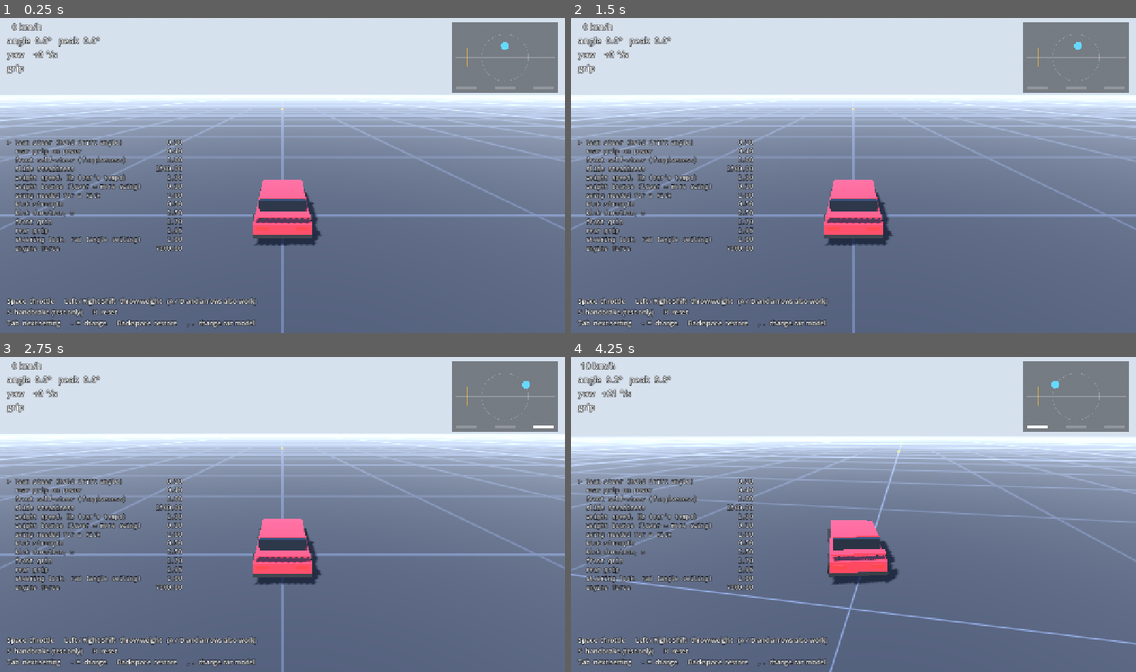
Above: before the commit, frames 1-4 (two rows, left to right).
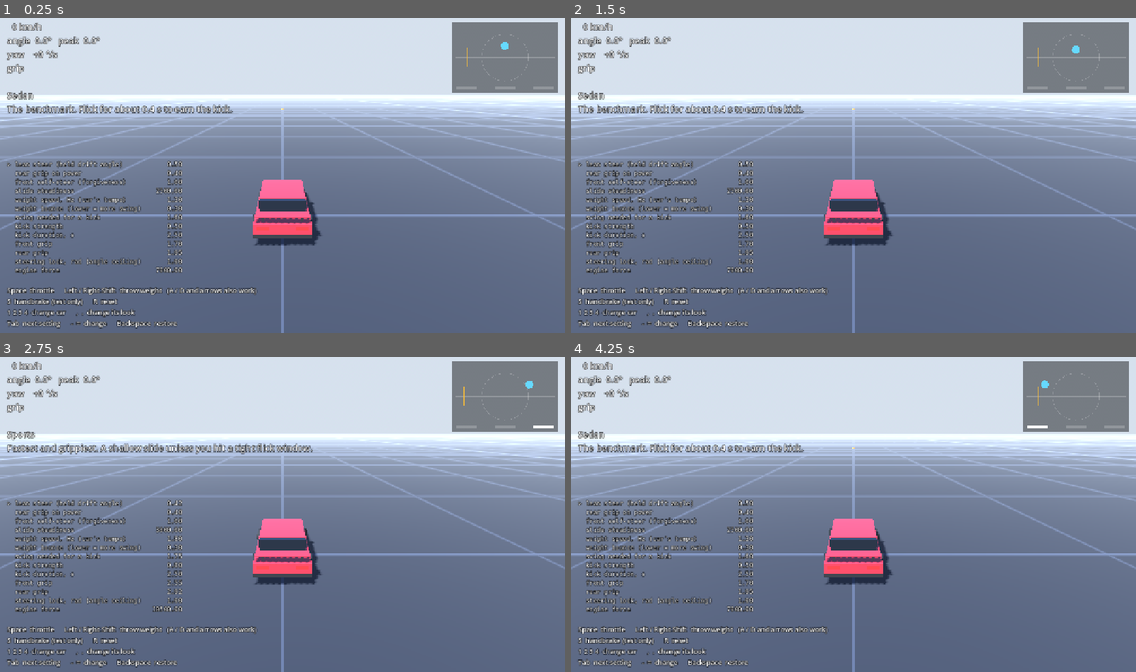
Above: after the commit, the same moments.

Repository: CometWorks-Interactive/shift-drift
Game: Godot game, scene res://scenes/test_pad.tscn
Two runs of this game, one before a commit and one after it. Both use one fixed random seed, a clock stepped at 60 frames per second and the inputs below.
Inputs:
- Up to frame 1 (0.25 s): no input
- Up to frame 2 (1.5 s): tap Enter at 0.5 s; hold D 0.53-1.28 s; tap 1 at 0.6 s; tap Space at 0.77 s; tap 2 at 0.8, 1.35 s; hold S from 1.28 s (still down)
- Up to frame 3 (2.75 s): tap Space at 1.52, 2 s; tap 3 at 1.55, 2.1 s; release S at 2.03 s; hold D from 2.03 s (still down); tap 4 at 2.3 s
- Up to frame 4 (4.25 s): release D at 2.78 s; hold W 2.78-3.53 s; tap 4 at 2.85 s; tap Space at 3.02, 3.77 s; tap 1 at 3.05, 3.6 s; hold A from 3.53 s (still down); tap 2 at 3.8 s

The runs differ from the first frame. In frame 1, 7.7% of the frame differs, in the area x 1-46%, y 23-99%; in frame 2, 7.7%; in frame 3, 8.1%; in frame 4, 15%, in the area x 0-100%, y 1-100%.

Commit message:
Add four cars

Diff:
--- a/scripts/car/car.gd
+++ b/scripts/car/car.gd
@@ -8,19 +8,26 @@
 
 const CarSim := preload("res://scripts/car/car_sim.gd")
 const CarLibrary := preload("res://scripts/car/car_library.gd")
+const CarRoster := preload("res://scripts/car/car_roster.gd")
 
 ## Emitted when the car is put back at the start, so effects can clear themselves.
 signal was_reset
 ## Emitted after the visible model changes.
 signal model_changed
+## Emitted after switching to a different car (handling and model).
+signal car_changed
 
 const MAX_ROLL := deg_to_rad(7.0)
 const MAX_PITCH := deg_to_rad(2.5)
 const MODEL_SCALE := 0.8          ## the pack's cars are about 25% larger than life
 const WHEELSPIN_SPEED := 30.0     ## m/s the rear tyres spin up to in a full slide on power
 
-## Which pack model to show, for example "sports_01". Ignored if the pack is missing.
-@export var model_id := "sports_01"
+## Which car from car_roster.gd to drive.
+@export var car_id := CarRoster.DEFAULT
+
+## Which pack model is showing, for example "sports_01". Set by the car, and can
+## be changed on its own for looks. Ignored if the pack is missing.
+var model_id := ""
 
 var sim := CarSim.new()
 
@@ -55,8 +62,18 @@
 
 
 func _ready() -> void:
+	set_car(car_id)
+
+
+## Switch to another car from the roster: its handling and its model.
+func set_car(id: String) -> void:
+	var entry := CarRoster.find(id)
+	car_id = entry["id"]
+	sim = CarRoster.make_sim(car_id)
+	model_id = entry["model"]
 	_build_visual()
 	reset_car()
+	car_changed.emit()
 
 
 func reset_car() -> void:
--- /dev/null
+++ b/scripts/car/car_roster.gd
@@ -0,0 +1,79 @@
+extends RefCounted
+## The playable cars. Each one is the baseline handling in car_sim.gd plus a
+## handful of changed settings, and a model from the car pack.
+##
+## Cars differ in tempo (how fast the weight swings), how strict the kick
+## window is, how big the kick is, speed and grip. The weight bounce, the
+## self-steer and the assists are the same on every car so skills carry over.
+##
+## These numbers come from scripted runs (tools/handling_report.gd), not from
+## hands-on driving, so treat them as starting points.
+
+const CarSim := preload("res://scripts/car/car_sim.gd")
+
+const CARS: Array[Dictionary] = [
+	{
+		"id": "hatchback",
+		"name": "Hatchback",
+		"blurb": "Light and forgiving. Almost any flick earns a kick, but the kick is small.",
+		"model": "hatchback_01",
+		"setup": {
+			"lat_freq": 1.55, "inertia": 1150.0, "engine_force": 6300.0,
+			"w_break": 1.5, "k_feint": 5.0, "kick_gain": 0.3, "slip_damp": 3000.0,
+		},
+	},
+	{
+		"id": "sedan",
+		"name": "Sedan",
+		"blurb": "The benchmark. Flick for about 0.4 s to earn the kick.",
+		"model": "sedan_07",
+		"setup": {},
+	},
+	{
+		"id": "muscle",
+		"name": "Muscle",
+		"blurb": "Heavy and fast. Slow to swing, needs room, and its kick lasts longest.",
+		"model": "muscle_01",
+		"setup": {
+			"lat_freq": 1.0, "inertia": 1900.0, "engine_force": 9000.0, "power_grip": 0.35,
+			"d_frac": 0.45, "kick_gain": 0.6, "kick_time": 3.0, "slip_damp": 3400.0,
+		},
+	},
+	{
+		"id": "sports",
+		"name": "Sports",
+		"blurb": "Fastest and grippiest. A shallow slide unless you hit a tight flick window.",
+		"model": "sports_14",
+		"setup": {
+			"lat_freq": 1.8, "inertia": 1200.0, "engine_force": 10500.0,
+			"mu_front": 2.55, "mu_rear": 2.92, "w_break": 1.75, "k_feint": 10.0,
+			"d_frac": 0.42, "kick_gain": 0.8, "slip_damp": 3000.0,
+		},
+	},
+]
+
+const DEFAULT := "sedan"
+
+
+static func ids() -> PackedStringArray:
+	var out := PackedStringArray()
+	for car in CARS:
+		out.append(car["id"])
+	return out
+
+
+## The roster entry for a car, or the default car if the id is unknown.
+static func find(id: String) -> Dictionary:
+	for car in CARS:
+		if car["id"] == id:
+			return car
+	return find(DEFAULT)
+
+
+## A fresh physics model set up as the given car.
+static func make_sim(id: String) -> CarSim:
+	var sim := CarSim.new()
+	var setup: Dictionary = find(id)["setup"]
+	for key in setup:
+		sim.set(key, setup[key])
+	return sim
--- a/scripts/effects/tyre_smoke.gd
+++ b/scripts/effects/tyre_smoke.gd
@@ -5,8 +5,8 @@
 
 @export var car_path: NodePath = ^"../Car"
 
-const POOL := 256
-const RATE := 45.0            ## puffs per second per tyre in a full slide
+const POOL := 384
+const RATE := 45.0            ## puffs per second per tyre in a full slide at about 30 km/h; more when faster
 const LIFE := 1.5             ## s
 const START_SIZE := 0.9       ## m
 const END_SIZE := 4.2         ## m
@@ -99,7 +99,8 @@
 	var colour := PLAIN.lerp(KICKED, clampf(_car.sim.kick * 1.3, 0.0, 1.0))
 	var car_velocity: Vector3 = _car.world_velocity()
 	for tyre in 2:
-		_owed[tyre] += RATE * slide * delta
+		# Faster cars cover more ground per second, so they need more puffs to leave an unbroken trail.
+		_owed[tyre] += RATE * slide * (0.6 + _car.sim.speed / 22.0) * delta
 		while _owed[tyre] >= 1.0:
 			_owed[tyre] -= 1.0
 			_spawn(_car.rear_contact(-1.0 if tyre == 0 else 1.0), car_velocity, slide, colour)
--- a/scripts/ui/debug_hud.gd
+++ b/scripts/ui/debug_hud.gd
@@ -3,6 +3,7 @@
 ## Tab selects a setting, - and = change it, Backspace restores it.
 
 const CarLibrary := preload("res://scripts/car/car_library.gd")
+const CarRoster := preload("res://scripts/car/car_roster.gd")
 
 @export var car_path: NodePath = ^"../Car"
 
@@ -35,20 +36,20 @@
 
 func _ready() -> void:
 	_car = get_node(car_path)
-	for t in TUNABLES:
-		_defaults[t[0]] = _car.sim.get(t[0])
+	_car.car_changed.connect(_on_car_changed)
+	_on_car_changed()
 
 	_readout = _label(Vector2(16, 12), 20)
-	_tuning = _label(Vector2(16, 280), 14)
+	_tuning = _label(Vector2(16, 330), 14)
 	var mono := SystemFont.new()
 	mono.font_names = PackedStringArray(["Menlo", "Consolas", "DejaVu Sans Mono", "monospace"])
 	_tuning.add_theme_font_override("font", mono)
 	_help = _label(Vector2(16, 0), 15)
 	_help.set_anchors_and_offsets_preset(Control.PRESET_BOTTOM_LEFT)
 	_help.offset_left = 16
-	_help.offset_top = -84
+	_help.offset_top = -108
 	_help.offset_bottom = -12
-	_help.text = "Space  throttle      Left / Right Shift  throw weight   (A / D and arrows also work)\nS  handbrake (test only)      R  reset\nTab  next setting      -  =  change      Backspace  restore      ,  .  change car model"
+	_help.text = "Space  throttle      Left / Right Shift  throw weight   (A / D and arrows also work)\nS  handbrake (test only)      R  reset\n1 2 3 4  change car      ,  .  change its look\nTab  next setting      -  =  change      Backspace  restore"
 
 	_gauge = Control.new()
 	_gauge.set_anchors_and_offsets_preset(Control.PRESET_TOP_RIGHT)
@@ -88,10 +89,22 @@
 			_car.sim.set(t[0], _defaults[t[0]])
 		KEY_R:
 			_peak_slip = 0.0
+		KEY_1, KEY_2, KEY_3, KEY_4:
+			var cars := CarRoster.ids()
+			var pick := code - KEY_1
+			if not key.echo and pick < cars.size():
+				_car.set_car(cars[pick])
 		KEY_PERIOD:
 			_cycle_model(1)
 		KEY_COMMA:
 			_cycle_model(-1)
+
+
+## A new car has its own settings, so "restore" must mean that car's values.
+func _on_car_changed() -> void:
+	for t in TUNABLES:
+		_defaults[t[0]] = _car.sim.get(t[0])
+	_peak_slip = 0.0
 
 
 ## Step through the pack's car models. Looks only: handling does not change.
@@ -122,8 +135,11 @@
 	_readout.text = "%3d km/h\nangle %4.1f°   peak %4.1f°\nyaw %+5.0f °/s\n%s" % [
 		int(round(sim.speed * 3.6)), slip, _peak_slip, rad_to_deg(sim.yaw_rate), state,
 	]
-	if CarLibrary.available():
-		_readout.text += "\n" + _car.model_id
+	var entry := CarRoster.find(_car.car_id)
+	_readout.text += "\n\n%s" % entry["name"]
+	if CarLibrary.available() and _car.model_id != entry["model"]:
+		_readout.text += "  (looks: %s)" % _car.model_id
+	_readout.text += "\n" + entry["blurb"]
 
 	var lines := PackedStringArray()
 	for i in TUNABLES.size():
--- a/tools/capture.gd
+++ b/tools/capture.gd
@@ -1,6 +1,6 @@
 extends Node
 ## Drives the car through a scripted flick and saves screenshots, then quits.
-## Run with:  godot --path . -- --capture --out=/some/folder
+## Run with:  godot --path . -- --capture --out=/some/folder [--car=muscle]
 
 ## [duration_s, throttle, lean, handbrake]
 const PHASES := [
@@ -24,6 +24,9 @@
 		if arg.begins_with("--out="):
 			_out = arg.trim_prefix("--out=")
 	_car = get_node("../Car")
+	for arg in OS.get_cmdline_user_args():
+		if arg.begins_with("--car="):
+			_car.set_car(arg.trim_prefix("--car="))
 	_car.override_inputs = true
 
 
--- a/tools/handling_report.gd
+++ b/tools/handling_report.gd
@@ -1,9 +1,11 @@
 extends SceneTree
 ## One-table summary of how the car handles, for tuning by numbers.
 ## Run with:  godot --headless --path . --script res://tools/handling_report.gd
-## Optional overrides:  -- slip_damp=3000 lat_damping=0.3
+## Optional, after "--":  car=muscle  to test a car from the roster, and
+## setting=value pairs to override individual settings, e.g.  slip_damp=3000
 
 const CarSim := preload("res://scripts/car/car_sim.gd")
+const CarRoster := preload("res://scripts/car/car_roster.gd")
 const DT := 1.0 / 60.0
 
 var _overrides := {}
@@ -12,7 +14,13 @@
 func _init() -> void:
 	for arg in OS.get_cmdline_user_args():
 		var parts := arg.split("=")
-		if parts.size() == 2:
+		if parts.size() != 2:
+			continue
+		if parts[0] == "car":
+			var entry := CarRoster.find(parts[1])
+			print("car: ", entry["name"])
+			_overrides.merge(entry["setup"], true)
+		else:
 			_overrides[parts[0]] = parts[1].to_float()
 	if not _overrides.is_empty():
 		print("overrides: ", _overrides)
Not shown, added: scripts/car/car_roster.gd.uid
